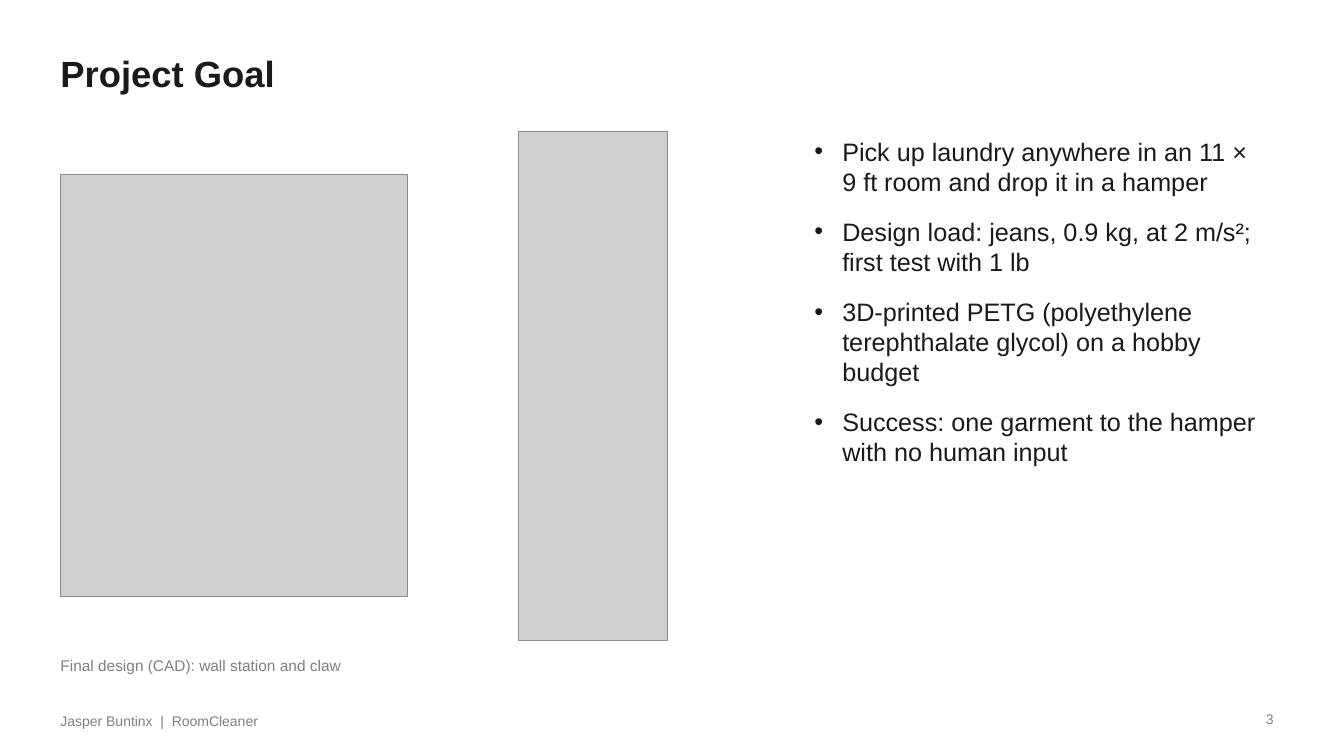
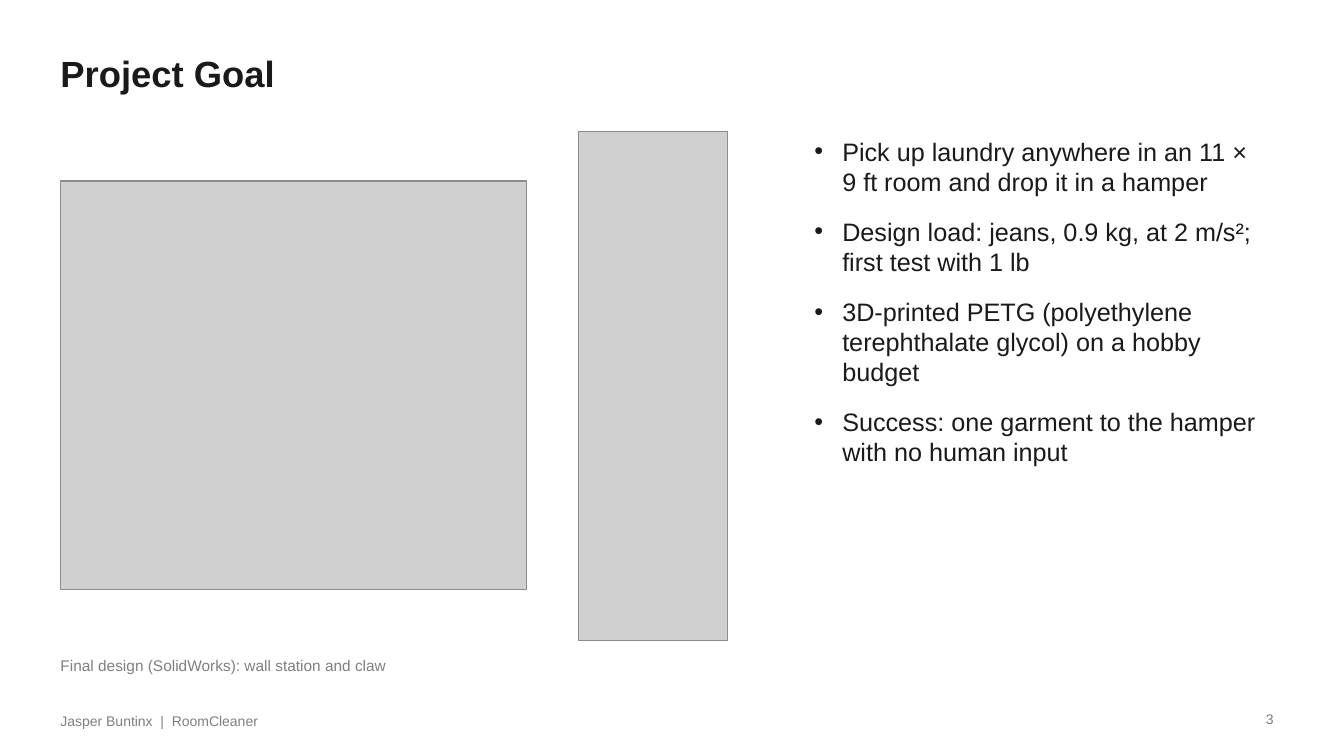
Before and after one commit to Jaspario1199/RoomCleaner, a slide deck: slide 3 of docs/presentation/deck_v7/RoomCleaner_Buntinx_Oct27_v7.pptx. Drawn at 1344x756 pixels with LibreOffice and Linux fonts; fonts in the diff are those of the drawing; grey boxes stand for pictures. Boxes give left, top, right and bottom in pixels: in the first picture for what was removed or moved away, otherwise in the second. Text is boxed around its words. In the diff, an @@ line names an element or a change of style, - is before the commit and + after.

```diff
--- a/docs/presentation/deck_v7/RoomCleaner_Buntinx_Oct27_v7.pptx
+++ b/docs/presentation/deck_v7/RoomCleaner_Buntinx_Oct27_v7.pptx
@@ picture: place and size @@
-picture at box(518, 131, 667, 640)
+picture at box(579, 131, 728, 640)
@@ picture: place and size @@
-picture at box(60, 174, 407, 596)
+picture at box(60, 181, 526, 591)
@@ text at box(60, 660, 386, 674): text changed @@
-Final design (CAD): wall station and claw
+Final design (SolidWorks): wall station and claw
```
Also in this commit, not shown: 1 slide added, 6 other files.
